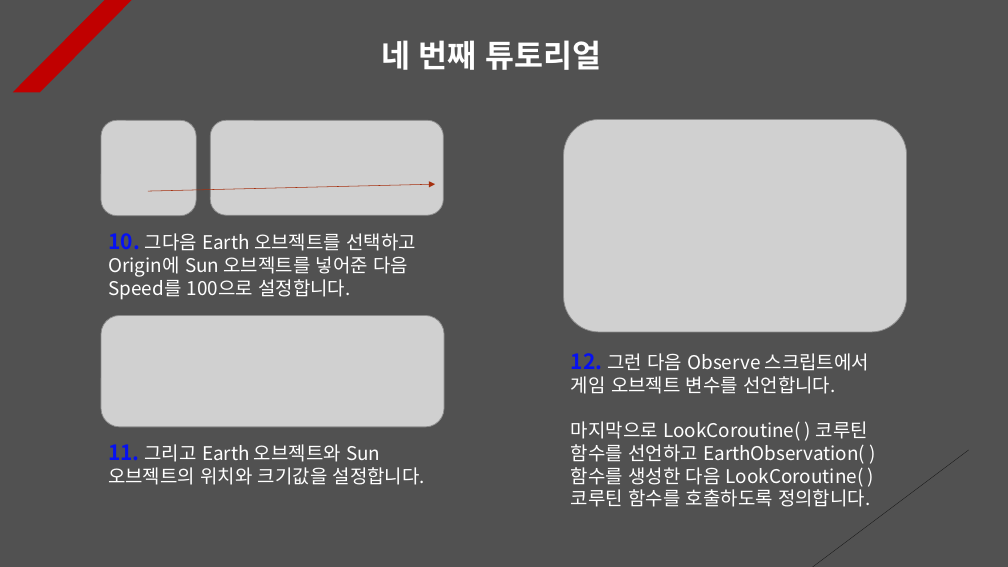
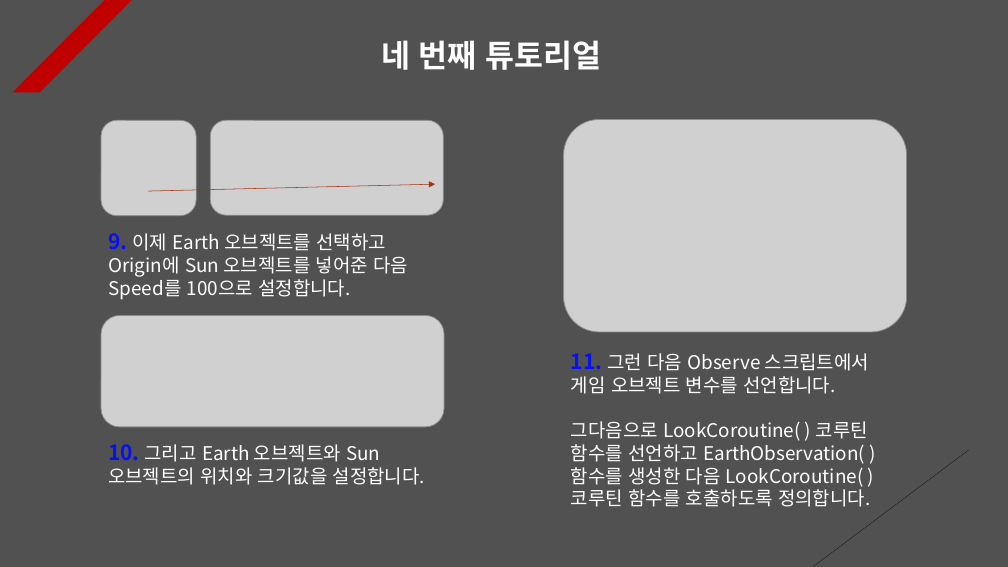
Before and after one commit to Unity2033/3D-UnityEngine, a slide deck: slide 5 of Assets/Class/Rotation/PPT Data/Rotation Example.pptx. Drawn at 1008x567 pixels with LibreOffice and Linux fonts; fonts in the diff are those of the drawing; grey boxes stand for pictures. Boxes give left, top, right and bottom in pixels: in the first picture for what was removed or moved away, otherwise in the second. Text is boxed around its words. In the diff, an @@ line names an element or a change of style, - is before the commit and + after.

```diff
--- a/Assets/Class/Rotation/PPT Data/Rotation Example.pptx
+++ b/Assets/Class/Rotation/PPT Data/Rotation Example.pptx
@@ text at (x1=108, y1=233, x2=408, y2=300): text changed @@
-10. 그다음 Earth 오브젝트를 선택하고 Origin에 Sun 오브젝트를 넣어준 다음 Speed를 100으로 설정합니다.
+9. 이제 Earth 오브젝트를 선택하고 Origin에 Sun 오브젝트를 넣어준 다음 Speed를 100으로 설정합니다.
@@ text at (x1=571, y1=353, x2=870, y2=507): text changed @@
-12. 그런 다음 Observe 스크립트에서 게임 오브젝트 변수를 선언합니다.
-마지막으로 LookCoroutine( ) 코루틴 함수를 선언하고 EarthObservation( ) 함수를 생성한 다음 LookCoroutine( ) 코루틴 함수를 호출하도록 정의합니다.
+11. 그런 다음 Observe 스크립트에서 게임 오브젝트 변수를 선언합니다.
+그다음으로 LookCoroutine( ) 코루틴 함수를 선언하고 EarthObservation( ) 함수를 생성한 다음 LookCoroutine( ) 코루틴 함수를 호출하도록 정의합니다.
@@ text at (x1=108, y1=444, x2=425, y2=485): text changed @@
-11. 그리고 Earth 오브젝트와 Sun 오브젝트의 위치와 크기값을 설정합니다.
+10. 그리고 Earth 오브젝트와 Sun 오브젝트의 위치와 크기값을 설정합니다.
```
Also in this commit, not shown: 9 other slides changed, 2 slides added, 33 other files.
